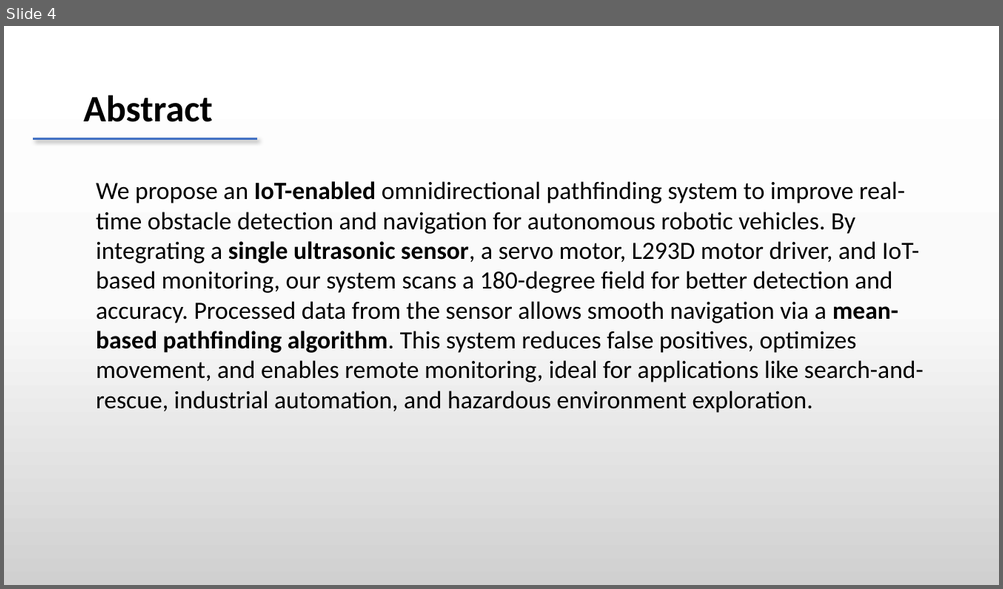
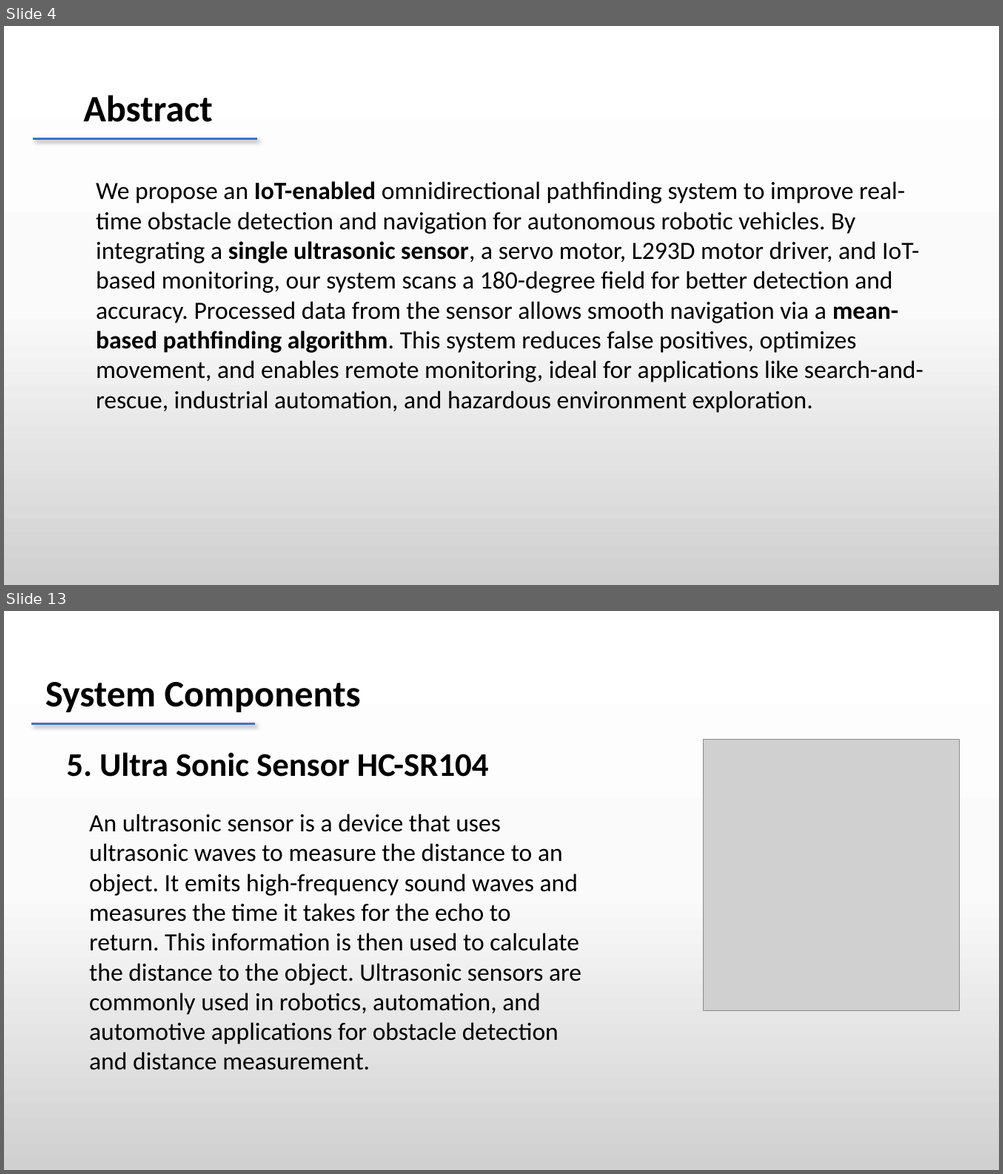
Before and after one commit to dheeraj78/project-4-2, a slide deck: Batch 8 .pptx. Shown one above the other, each under a label of ours: slide 4 before the commit, slides 4 and 13 after it; the slides between them are not shown. The pictures are 1003x589 and 1003x1174 pixels, drawn with LibreOffice and Linux fonts; fonts in the diff are those of the drawing; grey boxes stand for pictures. Boxes give left, top, right and bottom in pixels: in the first picture for what was removed or moved away, otherwise in the second. Text is boxed around its words. In the diff, an @@ line names an element or a change of style, - is before the commit and + after.

```diff
--- a/Batch 8 .pptx
+++ b/Batch 8 .pptx
@@ slide 13 added at [4, 611, 999, 1170], background gradient #FFFFFF to #FBFBFB to #D1D1D1 @@
@@ text added at [45, 682, 361, 712], 36 pt, text #000000, bold @@
+System Components
@@ line added from (31, 723) to (256, 723), #4472C4 2.25 pt @@
@@ picture added at [703, 740, 959, 1011] @@
@@ text added at [66, 752, 489, 777], 32 pt, text #000000, bold @@
+5. Ultra Sonic Sensor HC-SR104
@@ text added at [89, 814, 581, 1071], 24 pt, text #000000 @@
+An ultrasonic sensor is a device that uses ultrasonic waves to measure the distance to an object. It emits high-frequency sound waves and measures the time it takes for the echo to return. This information is then used to calculate the distance to the object. Ultrasonic sensors are commonly used in robotics, automation, and automotive applications for obstacle detection and distance measurement.
```
Also in this commit, not shown: 1 slide changed, 12 other slides added, 1 slide removed.
